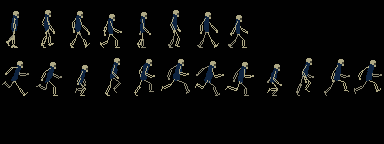
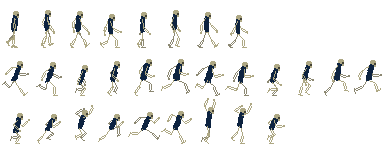
The second 384x144 image is a revision of the first. Changes to its layers:
painted on "Layer 3" over [10, 0, 314, 144]
hid "Layer 1" over [0, 0, 384, 144]
